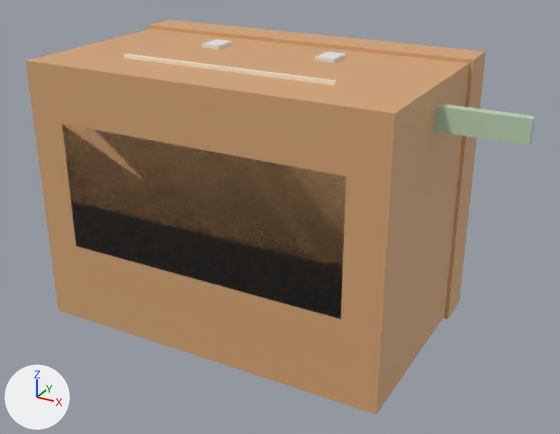
Before and after pictures for a commit that changed the Blender file Assets/CoreBoxCharacter/CoreBoxCharacter.blend.
Before and after are seen from a camera (50 mm lens) standing at (0.306, -0.426, 0.239) and looking at (0.026, 0.084, -0.016). Lighting does not change. The marker at lower left points along +X, +Y and +Z. The first picture is the older version.

Names of what the first picture shows: 'BoxBody', 'LidMesh', 'MemorySeamMesh', 'RibbonMesh', 'ShadowReceiverMesh' and 2 more.
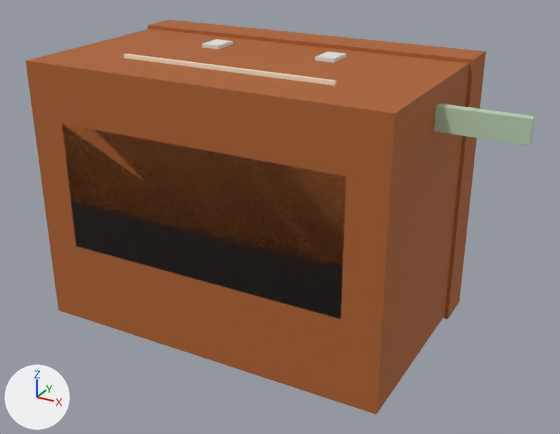
What changed in the scene script:
```text
Add img_core_box_normal_png:
    img_core_box_normal_png = load_image('core-box-normal.png', 'textures/core-box-normal.png', 64, 64, 'Non-Color')
Add img_core_box_basecolor_png:
    img_core_box_basecolor_png = load_image('core-box-basecolor.png', 'textures/core-box-basecolor.png', 64, 64, 'sRGB')
Add img_core_box_roughness_png:
    img_core_box_roughness_png = load_image('core-box-roughness.png', 'textures/core-box-roughness.png', 64, 64, 'Non-Color')
Change mat_mat_maplepaper:
    where n0 = _N.new('ShaderNodeBsdfPrincipled'); n0.name = 'Principled BSDF'
    remove n0.inputs[0].default_value = (0.68, 0.38, 0.18, 1.0)  # 'Base Color', beige #d7a676
    add n2 = _N.new('ShaderNodeTexImage'); n2.name = 'Image Texture'
    add n2.image = img_core_box_basecolor_png
    add n3 = _N.new('ShaderNodeTexImage'); n3.name = 'Image Texture.001'
    add n3.image = img_core_box_normal_png
    add n4 = _N.new('ShaderNodeNormalMap'); n4.name = 'Normal Map'
    add n5 = _N.new('ShaderNodeTexImage'); n5.name = 'Image Texture.002'
    add n5.image = img_core_box_roughness_png
    add _L.new(n2.outputs[0], n0.inputs[0])  # 'Color' to 'Base Color'
    add _L.new(n3.outputs[0], n4.inputs[1])  # 'Color' to 'Color'
    add _L.new(n4.outputs[0], n0.inputs[5])  # 'Normal' to 'Normal'
    add _L.new(n5.outputs[0], n0.inputs[2])  # 'Color' to 'Roughness'
```

Pixel boxes [x1, y1, x2, y2] of what changed, in the pictures (560 x 434 px):
'BoxBody', surface changed (beige to brown)
    both: [26, 29, 469, 414]
'LidMesh', surface changed
    both: [148, 20, 486, 319]
